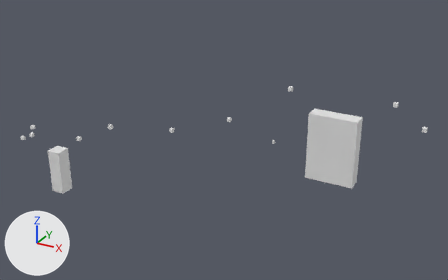
A saved change to the OBJ model Assets/LevelData/TutorialRoomLevelData.obj.
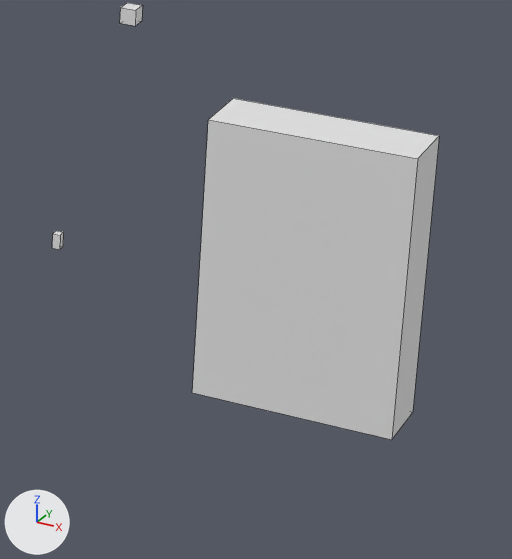
There are two pictures of each version: one whole from a 50 mm camera at (270.7, -227.4, 148.3) aimed at (122.6, 41.9, 13.6), one close up on the part from 58% to 85% of the width and 31% to 77% of the height. Every picture has the same lights, and +X, +Y and +Z are marked at lower left. The close-ups show mesh edges as thin lines. Where no turn or scale is listed for an object, it has been applied to the vertices.

The first close-up shows 'HurtBox.001_Cube.072'.
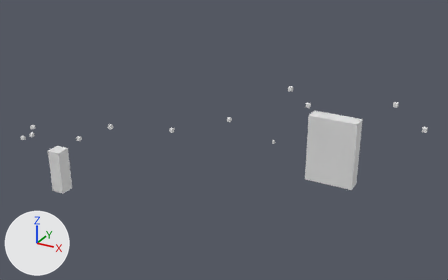
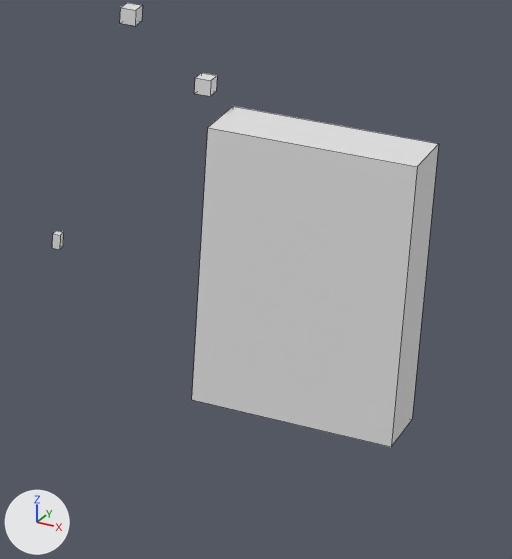
The change, as a diff of the scene's bpy script:
```diff
--- a/Assets/LevelData/TutorialRoomLevelData.obj.py
+++ b/Assets/LevelData/TutorialRoomLevelData.obj.py
@@ me_hurtbox_001_cube_072 @@
 me_hurtbox_001_cube_072.from_pydata(...)  # 8 vertices, 6 faces; spans x 167.0..192.5, y 49.9..58.0, z -1.7..34.5
 # used by ob_hurtbox_001_cube_072; location = (0.0, 0.0, 0.0)
+# me_hurtbox_001_cube_072 part 1: the whole mesh is moved by (0.0, 0.0, -1.0)
@@ me_teleporter_cube_003_light_005_cube_002 @@
+me_teleporter_cube_003_light_005_cube_002.from_pydata(...)  # a box spanning x 163.69..165.69, y 53.45..55.45, z 36.04..38.04
@@ ob_teleporter_cube_003_light_005_cube_002 @@
+ob_teleporter_cube_003_light_005_cube_002 = bpy.data.objects.new('Teleporter_Cube.003_Light.005_Cube.002', me_teleporter_cube_003_light_005_cube_002)
+ob_teleporter_cube_003_light_005_cube_002.location = (0.0, 0.0, 0.0)
```

Where the change shows, as pixel boxes [x1, y1, x2, y2] in the close-ups (512 x 559 px):
'HurtBox.001_Cube.072', mesh moved: before [192, 98, 439, 440]; after [192, 106, 439, 447]
'Teleporter_Cube.003_Light.005_Cube.002', added: after [194, 73, 217, 96]
